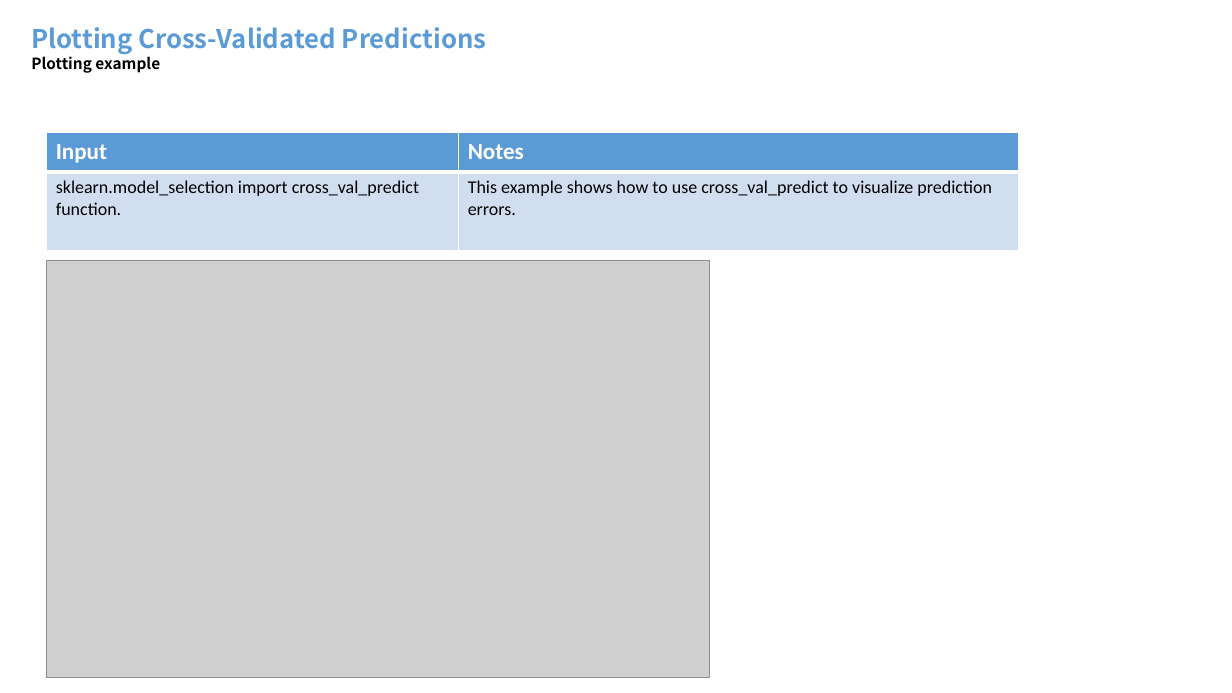
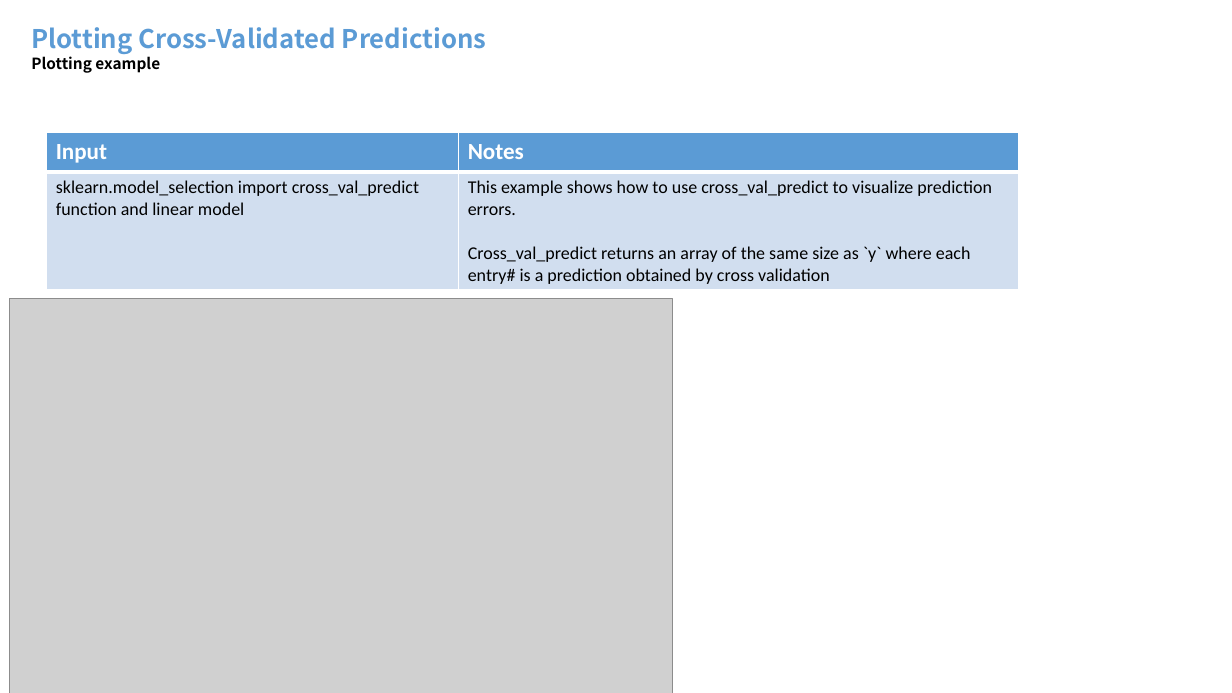
Before and after one commit to mdegrado/Wine-reviews-analysis-and-visualization, a slide deck: slide 18 of winereviews/Wine Reviews Analysis and Visualization.pptx (slide 19 before the commit). Drawn at 1232x693 pixels with LibreOffice and Linux fonts; fonts in the diff are those of the drawing; grey boxes stand for pictures. Boxes give left, top, right and bottom in pixels: in the first picture for what was removed or moved away, otherwise in the second. Text is boxed around its words. In the diff, an @@ line names an element or a change of style, - is before the commit and + after.

```diff
--- a/winereviews/Wine Reviews Analysis and Visualization.pptx
+++ b/winereviews/Wine Reviews Analysis and Visualization.pptx
@@ table at [46,133,1019,289] @@
-row 2, column 1: sklearn.model_selection import cross_val_predict function.
+row 2, column 1: sklearn.model_selection import cross_val_predict function and linear model
-row 2, column 2: This example shows how to use cross_val_predict to visualize prediction errors.
+row 2, column 2: This example shows how to use cross_val_predict to visualize prediction errors. / Cross_val_predict returns an array of the same size as `y` where each entry# is a prediction obtained by cross validation
@@ picture: place and size @@
-picture at [46,260,709,677]
+picture at [9,299,672,693]
```
Also in this commit, not shown: 7 other slides changed, 2 slides removed.
